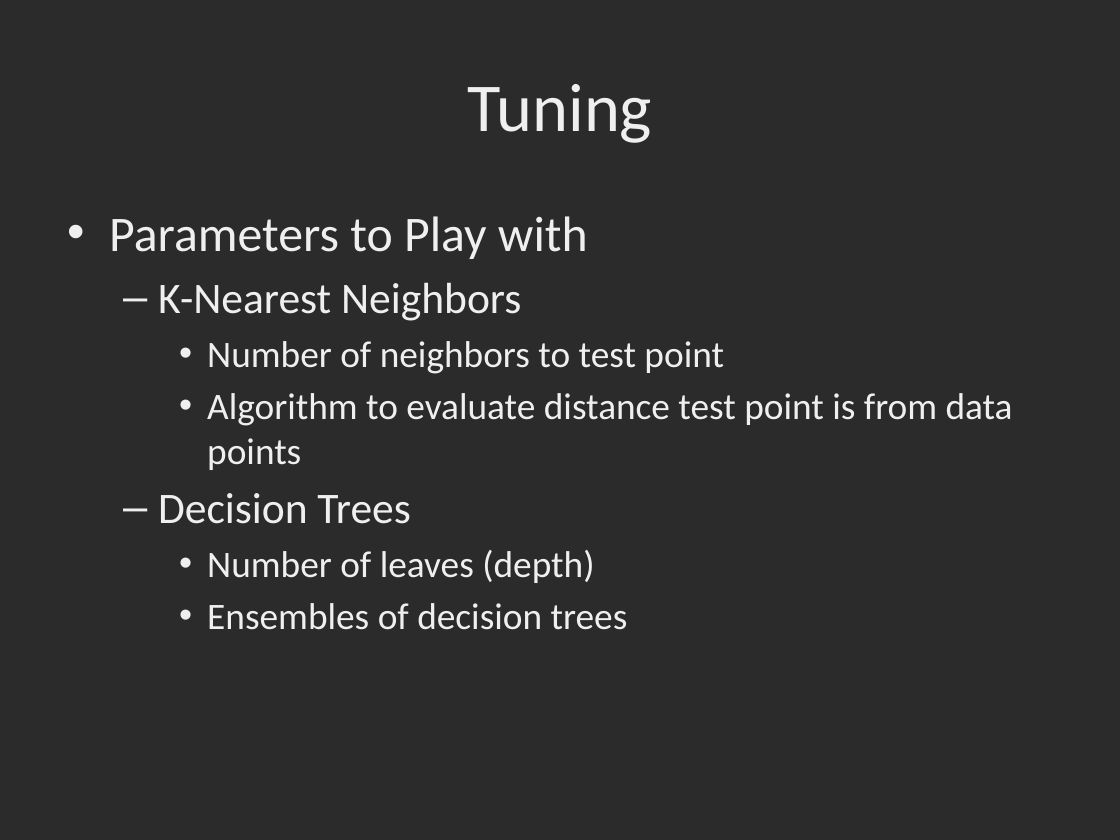
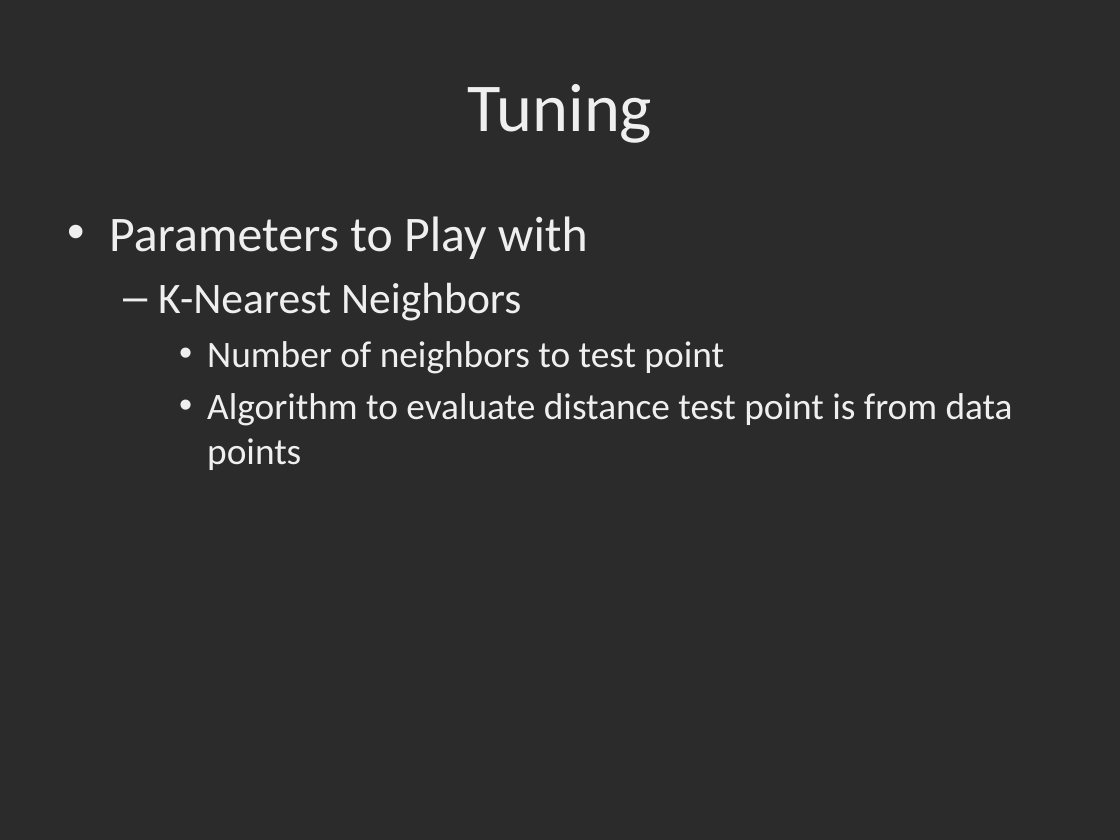
Before and after one commit to dbowmans46/PracticalProgramming, a slide deck: slide 119 of Session 7 - Python/Instructional Material/Session 7 - Python Brief Intro to Machine Learning with Scikit Learn.pptx (slide 110 before the commit). Drawn at 1120x840 pixels with LibreOffice and Linux fonts; fonts in the diff are those of the drawing; background and template pictures are left out; a plain dark background stands for a picture behind light text. Boxes give left, top, right and bottom in pixels: in the first picture for what was removed or moved away, otherwise in the second. Text is boxed around its words. In the diff, an @@ line names an element or a change of style, - is before the commit and + after.

Commit message:
Decision tree slides, ensemble slide skeleton.

```diff
--- a/Session 7 - Python/Instructional Material/Session 7 - Python Brief Intro to Machine Learning with Scikit Learn.pptx
+++ b/Session 7 - Python/Instructional Material/Session 7 - Python Brief Intro to Machine Learning with Scikit Learn.pptx
@@ text at (158,493,628,630): paragraphs removed @@
-  – Decision Trees
-    • Number of leaves (depth)
-    • Ensembles of decision trees
```
Also in this commit, not shown: 5 other slides changed, 13 slides added, 4 slides removed.
